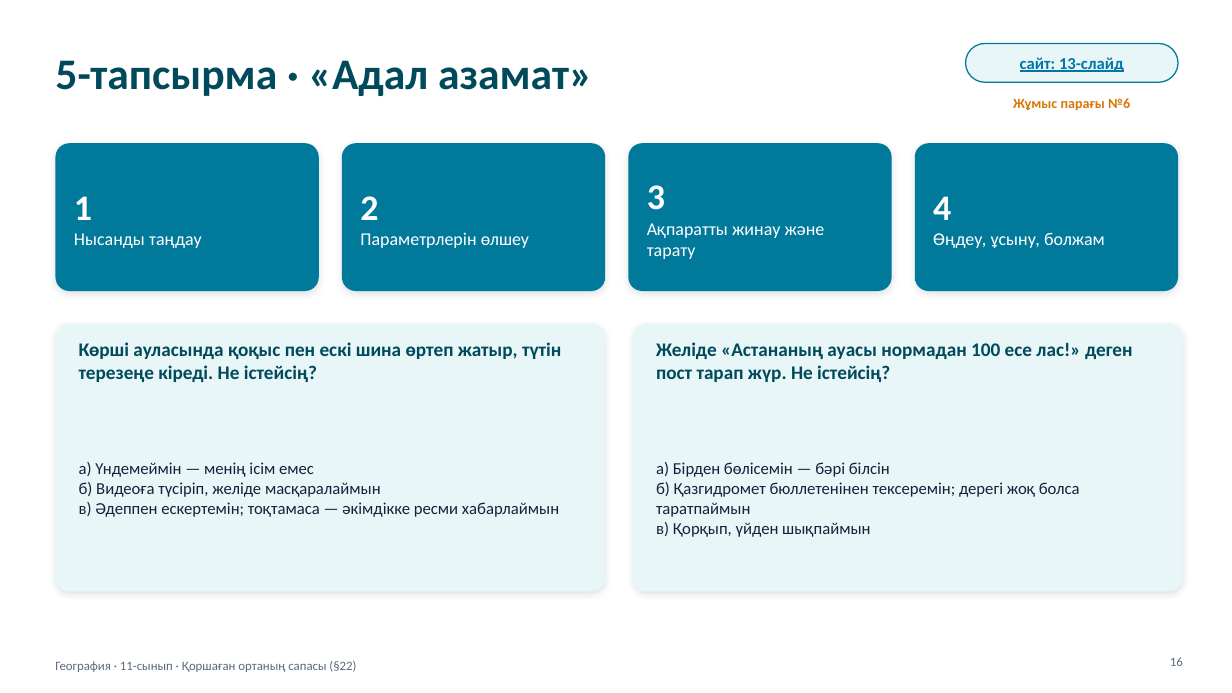
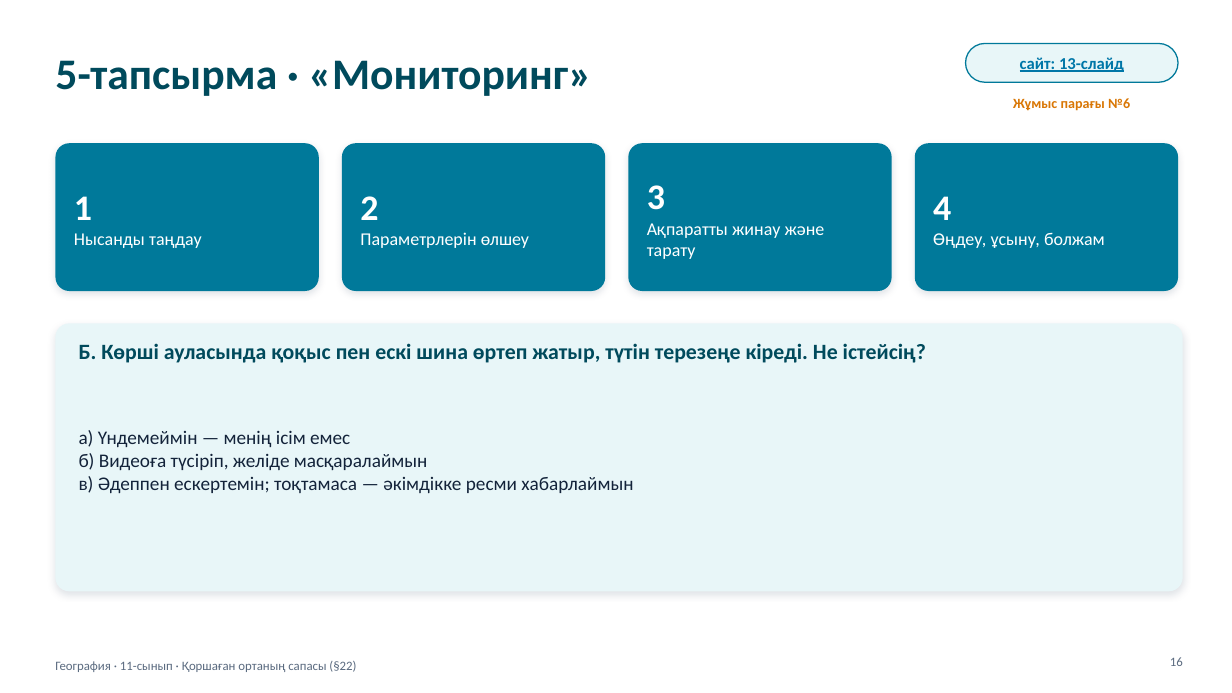
Before and after one commit to makpalkubantova-arch/ecoscaner, a slide deck: slide 16 of materialdar/2-Prezentaciya-Qorshagan-orta-sapasy.pptx. Drawn at 1232x693 pixels with LibreOffice and Linux fonts; fonts in the diff are those of the drawing. Boxes give left, top, right and bottom in pixels: in the first picture for what was removed or moved away, otherwise in the second. Text is boxed around its words. In the diff, an @@ line names an element or a change of style, - is before the commit and + after.

```diff
--- a/materialdar/2-Prezentaciya-Qorshagan-orta-sapasy.pptx
+++ b/materialdar/2-Prezentaciya-Qorshagan-orta-sapasy.pptx
@@ title at [55,60,592,96]: text changed @@
-5-тапсырма · «Адал азамат»
+5-тапсырма · «Мониторинг»
@@ rounded rectangle: place and size @@
-rounded rectangle at [55,323,605,592]
+rounded rectangle at [55,323,1183,592]
@@ rounded rectangle removed at [633,323,1183,592] @@
@@ text at [79,343,926,363]: text changed; size 15 to 17 pt @@
-Көрші ауласында қоқыс пен ескі шина өртеп жатыр, түтін терезеңе кіреді. Не істейсің?
+Б. Көрші ауласында қоқыс пен ескі шина өртеп жатыр, түтін терезеңе кіреді. Не істейсің?
@@ text removed at [656,342,1133,382] @@
-Желіде «Астананың ауасы нормадан 100 есе лас!» деген пост тарап жүр. Не істейсің?
@@ text "а) Үндемеймін — менің ісім ...": place and size @@
-text "а) Үндемеймін — менің ісім ..." at [79,462,559,517]
+text "а) Үндемеймін — менің ісім ..." at [79,430,633,493]
@@ text "а) Үндемеймін — менің ісім ..." at [79,430,633,493]: size 13 to 15 pt @@
@@ text removed at [656,462,1080,537] @@
-а) Бірден бөлісемін — бәрі білсін
-б) Қазгидромет бюллетенінен тексеремін; дерегі жоқ болса таратпаймын
-в) Қорқып, үйден шықпаймын
```
Also in this commit, not shown: 6 other slides changed, 21 other files.
